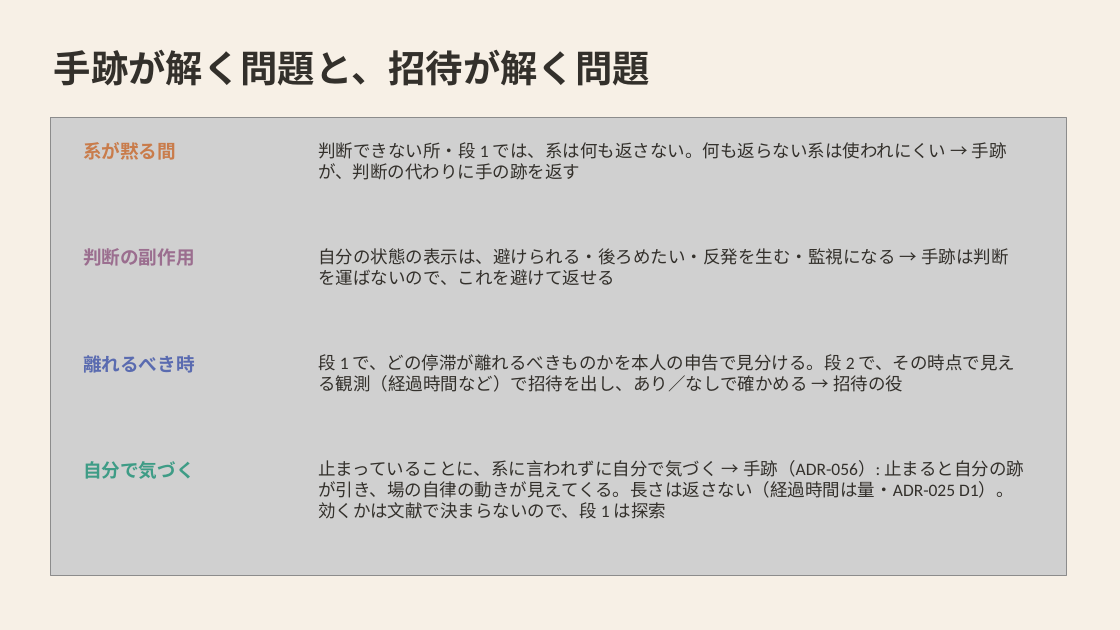
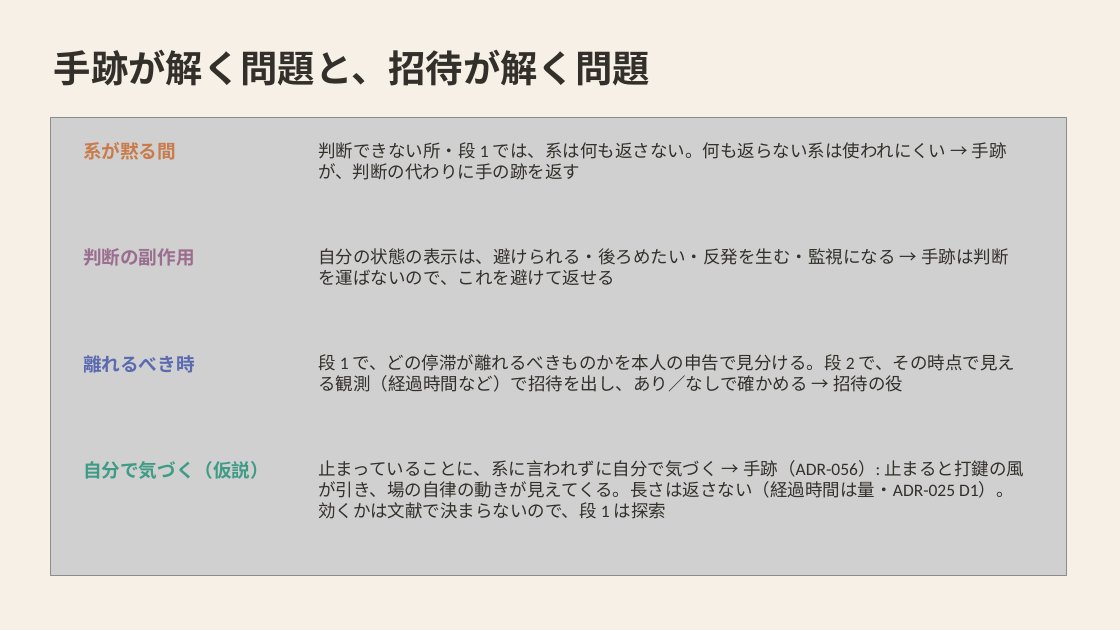
Before and after one commit to mikotomiura/GSE-prototype, a slide deck: slide 7 of docs/slides/project-overview/GSE_handmark_design.pptx. Drawn at 1120x630 pixels with LibreOffice and Linux fonts; fonts in the diff are those of the drawing; grey boxes stand for pictures. Boxes give left, top, right and bottom in pixels: in the first picture for what was removed or moved away, otherwise in the second. Text is boxed around its words. In the diff, an @@ line names an element or a change of style, - is before the commit and + after.

```diff
--- a/docs/slides/project-overview/GSE_handmark_design.pptx
+++ b/docs/slides/project-overview/GSE_handmark_design.pptx
@@ text at (83, 461, 269, 479): text changed @@
-自分で気づく
+自分で気づく（仮説）
@@ text at (318, 460, 1024, 519): text changed @@
-止まっていることに、系に言われずに自分で気づく → 手跡（ADR-056）: 止まると自分の跡が引き、場の自律の動きが見えてくる。長さは返さない（経過時間は量・ADR-025 D1）。効くかは文献で決まらないので、段 1 は探索
+止まっていることに、系に言われずに自分で気づく → 手跡（ADR-056）: 止まると打鍵の風が引き、場の自律の動きが見えてくる。長さは返さない（経過時間は量・ADR-025 D1）。効くかは文献で決まらないので、段 1 は探索
```
Also in this commit, not shown: 6 other slides changed, 8 other files.
